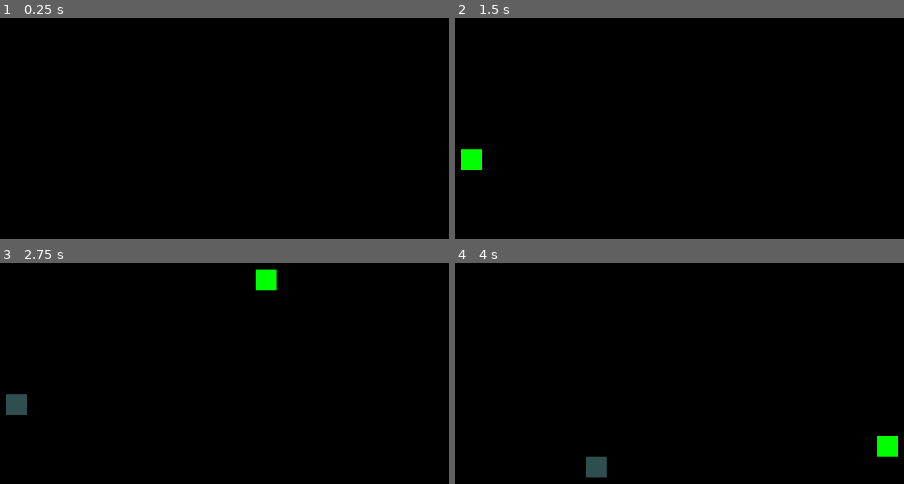
Above: before the commit, frames 1-4 (two rows, left to right).
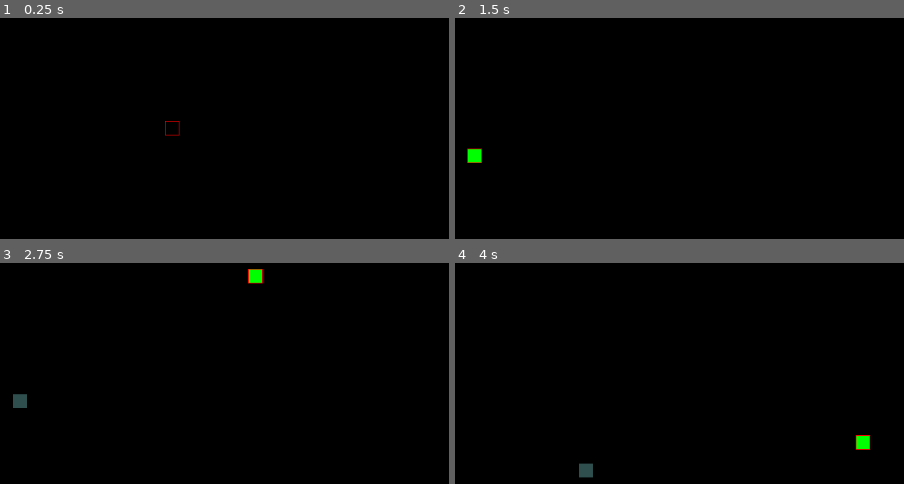
Above: after the commit, the same moments.

Repository: theDrake/godot-experiments
Game: Godot game, scene res://scenes/life.tscn
The game is run twice, just before and just after one commit, with the same random seed, the same clock (stepped at 60 frames per second) and the same inputs.
Inputs (mouse positions are in pixels of both pictures, inside the frame that each line leads up to):
- Up to frame 1 (0.25 s): no input
- Up to frame 2 (1.5 s): tap Enter (ui_accept) at 0.5, 1.35 s; move the mouse to (805, 106) at 0.52 s; hold Enter (ui_accept) 0.53-1.28 s; click (805, 106) at 0.67 s; tap Delete (ui_reset) at 1.25 s; move the mouse to (468, 150) at 1.27 s; click (468, 150) at 1.42 s
- Up to frame 3 (2.75 s): tap Enter (ui_accept) at 1.52, 1.82, 2 s; move the mouse to (251, 274) at 2.02 s; hold Enter (ui_accept) from 2.03 s (still down); click (251, 274) at 2.17 s
- Up to frame 4 (4 s): tap Delete (ui_reset) at 2.75 s; move the mouse to (589, 464) at 2.77 s; release Enter (ui_accept) at 2.78 s; tap Enter (ui_accept) at 2.85, 3.02, 3.32, 3.5 s; click (589, 464) at 2.92 s; move the mouse to (868, 439) at 3.52 s; hold Enter (ui_accept) from 3.53 s (still down); click (868, 439) at 3.67 s

The runs differ from the first frame. In frame 1, less than 0.1% of the frame differs, in the area x 36-41%, y 46-54%; in frame 2, 0.3%; in frame 3, 0.8%; in frame 4, 1.1%, in the area x 27-99%, y 77-98%.

Commit message:
Life: Fix cam, add mouse rect, etc.

Diff:
--- a/2d/life/icon.svg
+++ /dev/null
@@ -1 +0,0 @@
-<svg height="128" width="128" xmlns="http://www.w3.org/2000/svg"><rect x="2" y="2" width="124" height="124" rx="14" fill="#363d52" stroke="#212532" stroke-width="4"/><g transform="scale(.101) translate(122 122)"><g fill="#fff"><path d="M105 673v33q407 354 814 0v-33z"/><path fill="#478cbf" d="m105 673 152 14q12 1 15 14l4 67 132 10 8-61q2-11 15-15h162q13 4 15 15l8 61 132-10 4-67q3-13 15-14l152-14V427q30-39 56-81-35-59-83-108-43 20-82 47-40-37-88-64 7-51 8-102-59-28-123-42-26 43-46 89-49-7-98 0-20-46-46-89-64 14-123 42 1 51 8 102-48 27-88 64-39-27-82-47-48 49-83 108 26 42 56 81zm0 33v39c0 276 813 276 813 0v-39l-134 12-5 69q-2 10-14 13l-162 11q-12 0-16-11l-10-65H447l-10 65q-4 11-16 11l-162-11q-12-3-14-13l-5-69z"/><path d="M483 600c3 34 55 34 58 0v-86c-3-34-55-34-58 0z"/><circle cx="725" cy="526" r="90"/><circle cx="299" cy="526" r="90"/></g><g fill="#414042"><circle cx="307" cy="532" r="60"/><circle cx="717" cy="532" r="60"/></g></g></svg>
--- a/2d/life/scenes/life.tscn
+++ b/2d/life/scenes/life.tscn
@@ -5,6 +5,10 @@
 [node name="Life" type="Node2D"]
 script = ExtResource("1_fh0n1")
 
+[node name="MouseIndicator" type="ReferenceRect" parent="."]
+z_index = 1
+editor_only = false
+
 [node name="Timer" type="Timer" parent="."]
 wait_time = 0.1
 
--- a/2d/life/scripts/life.gd
+++ b/2d/life/scripts/life.gd
@@ -2,45 +2,61 @@
 ## Conway's Game of Life: https://en.wikipedia.org/wiki/Conway%27s_Game_of_Life
 ##
 ## Based on a guide (https://gdscript.com/projects/game-of-life/), but with
-## various fixes, tweaks, and improvements. Developed using Godot 4.1.
+## many tweaks, fixes, additions, and improvements. Developed using Godot 4.1.
 
 
-@export var cell_size := 30.0
+@export var cell_size := 20
 @export var alive_color := Color.GREEN
 @export var dead_color := Color.DARK_SLATE_GRAY
 
 @export_category("Zoom")
-@export var min_zoom := 0.05
-@export var max_zoom := 1.5
+@export var min_zoom := 0.1
+@export var max_zoom := 2.0
 @export var zoom_step := 0.1
 
 var _grids := [{}, {}]
 var _cells := {}
 var _empty_cells_near_living_cells := []
 
+@onready var _mouse_indicator := $MouseIndicator as ReferenceRect
 @onready var _timer := $Timer as Timer
 @onready var _cam := $Camera2D as Camera2D
 
 
+func _ready() -> void:
+	_mouse_indicator.size = Vector2i(cell_size, cell_size)
+
+
+func _process(_delta: float) -> void:
+	var grid_pos := get_grid_pos(get_global_mouse_position())
+	_mouse_indicator.position = get_pixel_pos(grid_pos)
+	if Input.is_mouse_button_pressed(MOUSE_BUTTON_LEFT):
+		add_cell(grid_pos)
+	elif Input.is_mouse_button_pressed(MOUSE_BUTTON_RIGHT):
+		remove_cell(grid_pos)
+
+
 func _input(event: InputEvent) -> void:
-	if event is InputEventMouseButton:
-		if event.button_index == MOUSE_BUTTON_LEFT and event.pressed:
-			place_cell(event.position)
-		if event.button_index == MOUSE_BUTTON_RIGHT and event.pressed:
-			remove_cell(event.position)
-		if event.button_index == MOUSE_BUTTON_WHEEL_DOWN:
-			change_zoom(-zoom_step)
-		if event.button_index == MOUSE_BUTTON_WHEEL_UP:
-			change_zoom(zoom_step)
 	if event is InputEventMouseMotion and \
 			event.button_mask == MOUSE_BUTTON_MASK_MIDDLE:
 		move_camera(event.relative)
-	if event.is_action_pressed("ui_cancel"):
-		get_tree().quit()
-	if event.is_action_pressed("ui_accept"):
-		start_stop()
-	if event.is_action_pressed("ui_reset"):
+	elif event is InputEventMouseButton:
+		if event.button_index == MOUSE_BUTTON_WHEEL_DOWN:
+			change_zoom(-zoom_step)
+		elif event.button_index == MOUSE_BUTTON_WHEEL_UP:
+			change_zoom(zoom_step)
+	elif event.is_action_pressed("ui_accept"):
+		play_or_pause()
+	elif event.is_action_pressed("ui_reset"):
 		reset()
+	elif event.is_action_pressed("ui_cancel"):
+		if _timer.is_stopped():
+			if _cells.size() > 0:
+				reset()
+			else:
+				get_tree().quit()
+		else:
+			_timer.stop()
 
 
 func change_zoom(dz: float) -> void:
@@ -52,44 +68,36 @@
 	_cam.offset -= dv / _cam.zoom.x
 
 
-func place_cell(pos: Vector2) -> void:
-	var grid_pos := get_grid_pos(mouse_pos_to_cam_pos(pos))
-	if not _cells.has(grid_pos):
-		add_new_cell(grid_pos)
+func get_grid_pos(mouse_pos: Vector2) -> Vector2i:
+	return mouse_pos.snapped(Vector2i(cell_size, cell_size)) / cell_size
 
 
-func mouse_pos_to_cam_pos(pos: Vector2) -> Vector2:
-	return pos + _cam.offset / _cam.zoom - get_viewport_rect().size / 2
+func get_pixel_pos(grid_pos: Vector2i) -> Vector2i:
+	var half_cell_size := roundi(cell_size * 0.5)
+	return (grid_pos * cell_size) - Vector2i(half_cell_size, half_cell_size)
 
 
-func add_new_cell(grid_pos: Vector2) -> void:
-	var pos: Vector2 = grid_pos * cell_size
+func add_cell(grid_pos: Vector2i) -> void:
 	if _cells.has(grid_pos):
 		_cells[grid_pos].color = alive_color
 	else:
 		var cell := ColorRect.new()
 		cell.color = alive_color
-		cell.size = Vector2(cell_size, cell_size)
-		cell.position = pos
+		cell.size = Vector2i(cell_size, cell_size)
+		cell.position = get_pixel_pos(grid_pos)
 		add_child(cell)
 		_cells[grid_pos] = cell
 	_grids[1][grid_pos] = true
 
 
-func remove_cell(pos: Vector2) -> void:
-	var grid_pos := get_grid_pos(mouse_pos_to_cam_pos(pos))
+func remove_cell(grid_pos: Vector2i) -> void:
 	if _cells.has(grid_pos):
 		_cells[grid_pos].queue_free()
 		_cells.erase(grid_pos)
 		_grids[1].erase(grid_pos)
 
 
-func get_grid_pos(pos: Vector2) -> Vector2:
-	var pixels: float = cell_size * _cam.zoom.x
-	return pos.snapped(Vector2(pixels, pixels)) / pixels
-
-
-func start_stop() -> void:
+func play_or_pause() -> void:
 	if _timer.is_stopped() and _cells.size() > 0:
 		_timer.start()
 	else:
@@ -98,8 +106,8 @@
 
 func reset() -> void:
 	_timer.stop()
-	for key in _cells.keys():
-		_cells[key].queue_free()
+	for grid_pos in _cells:
+		_cells[grid_pos].queue_free()
 	_grids[1].clear()
 	_cells.clear()
 
@@ -107,42 +115,43 @@
 func _on_timer_timeout() -> void:
 	_grids.reverse()
 	_grids[1].clear()
-	regenerate()
-	add_new_cells()
-	update_cells()
+	check_for_cell_death()
+	check_for_cell_birth()
+	update_cell_colors()
 
 
-func regenerate() -> void:
-	for key in _cells.keys():
-		var n := get_num_live_cells(key, true)
-		if _grids[0][key]: # alive
-			_grids[1][key] = (n == 2 or n == 3)
+func check_for_cell_death() -> void:
+	for grid_pos in _cells:
+		var n := num_live_neighbors(grid_pos, true)
+		if _grids[0][grid_pos]: # alive
+			_grids[1][grid_pos] = (n == 2 or n == 3)
 		else: # dead
-			_grids[1][key] = (n == 3)
+			_grids[1][grid_pos] = (n == 3)
 
 
-func update_cells() -> void:
-	for key in _cells.keys():
-		_cells[key].color = alive_color if _grids[1][key] else dead_color
+func check_for_cell_birth() -> void:
+	for pos in _empty_cells_near_living_cells:
+		var n := num_live_neighbors(pos, false)
+		if n == 3 and not _grids[1].has(pos):
+			add_cell(pos)
+	_empty_cells_near_living_cells.clear()
 
 
-func get_num_live_cells(pos: Vector2, first_pass: bool) -> int:
+func update_cell_colors() -> void:
+	for grid_pos in _cells:
+		_cells[grid_pos].color = alive_color if _grids[1][grid_pos] else \
+				dead_color
+
+
+func num_live_neighbors(pos: Vector2i, first_pass: bool) -> int:
 	var num_live_cells := 0
 	for y in [-1, 0, 1]:
 		for x in [-1, 0, 1]:
 			if x != 0 or y != 0:
-				var new_pos := pos + Vector2(x, y)
+				var new_pos := pos + Vector2i(x, y)
 				if _grids[0].has(new_pos):
 					if _grids[0][new_pos]: # alive
 						num_live_cells += 1
 				elif first_pass:
 					_empty_cells_near_living_cells.append(new_pos)
 	return num_live_cells
-
-
-func add_new_cells() -> void:
-	for pos in _empty_cells_near_living_cells:
-		var n := get_num_live_cells(pos, false)
-		if n == 3 and not _grids[1].has(pos):
-			add_new_cell(pos)
-	_empty_cells_near_living_cells.clear()
Not shown, removed: 2d/life/icon.svg.import
